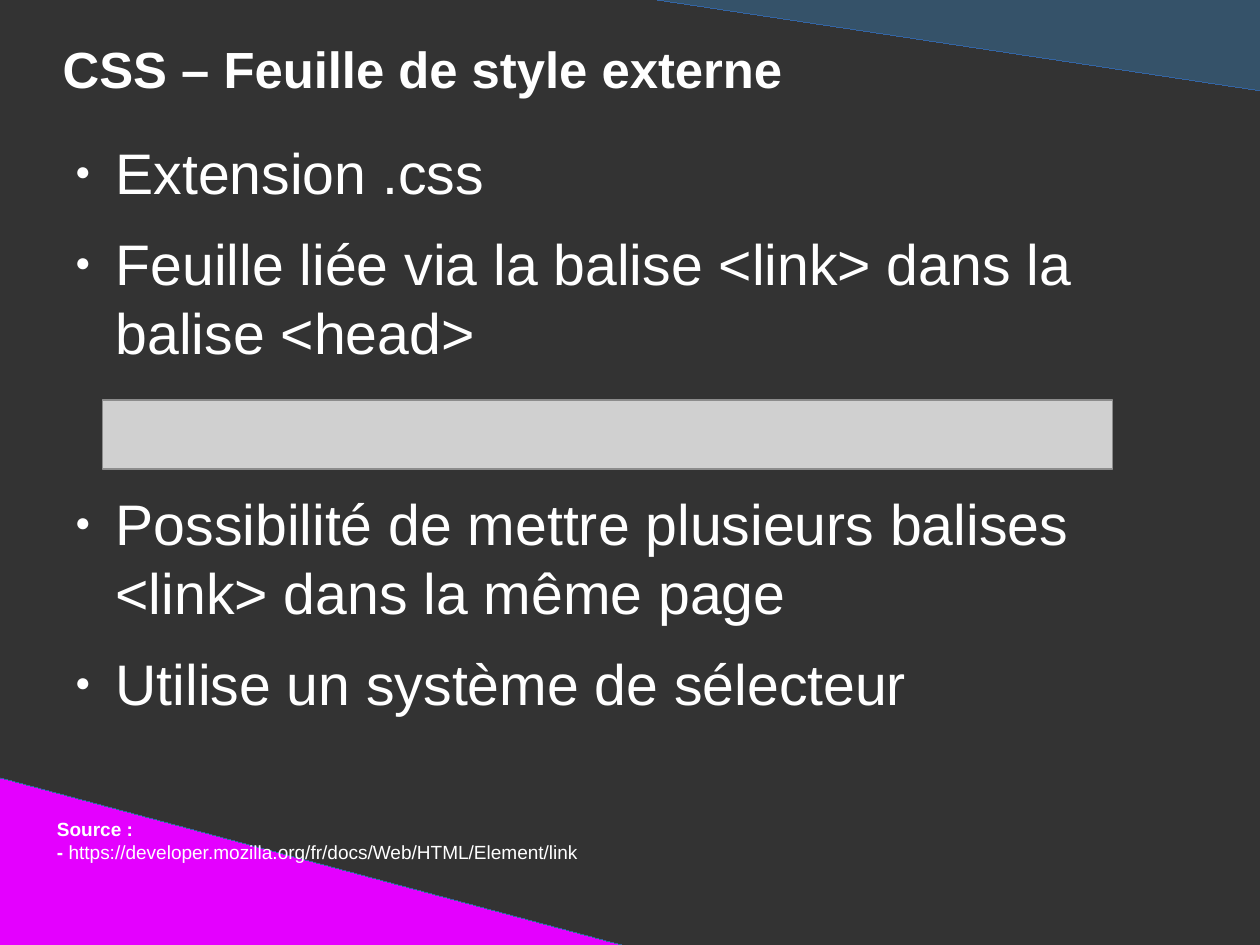
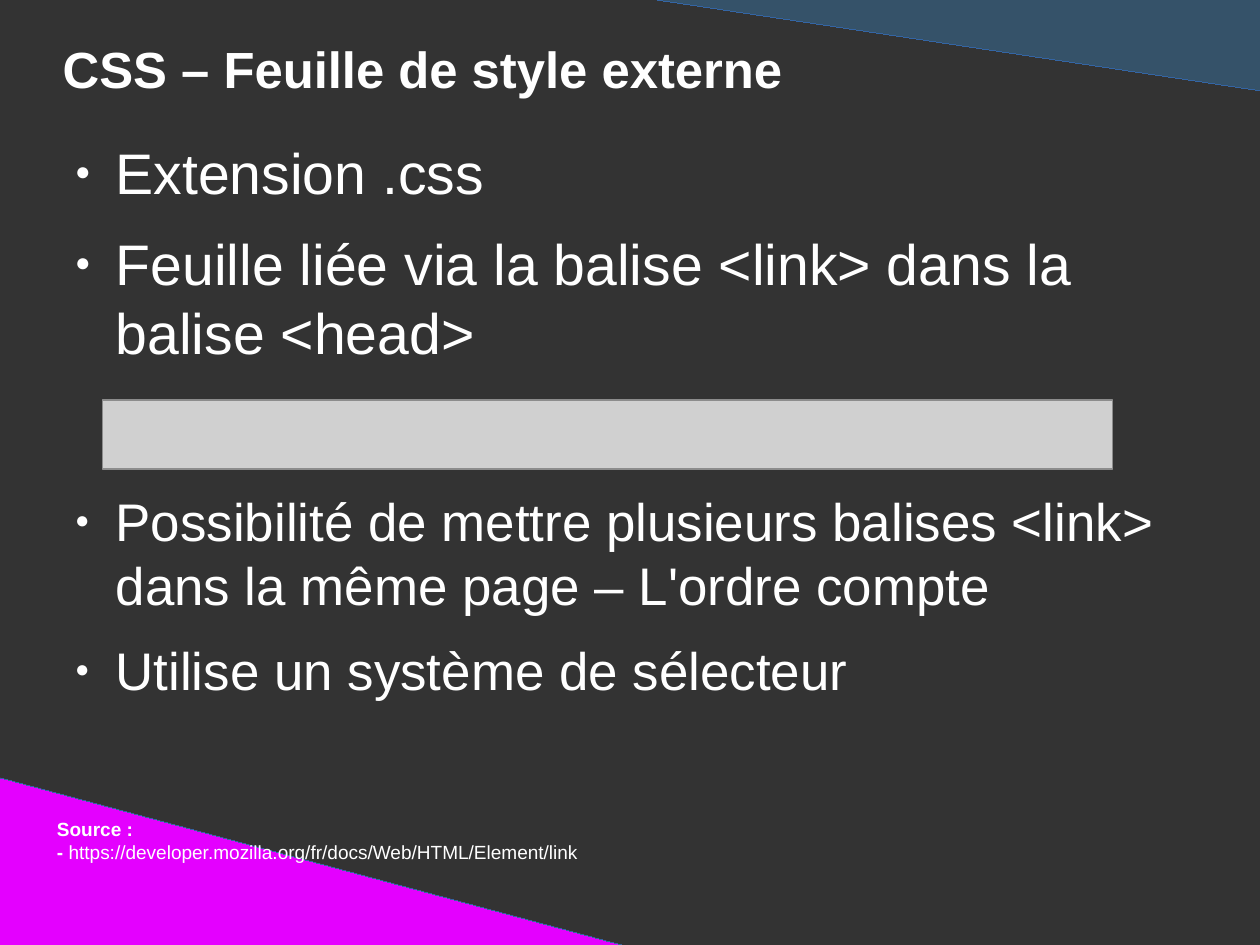
Before and after one commit to DanYellow/presentations, a slide deck: slide 76 of mmi/html/travaux-pratiques/numero-1/presentation.odp. Drawn at 1260x945 pixels with LibreOffice and Linux fonts; fonts in the diff are those of the drawing; grey boxes stand for pictures. Boxes give left, top, right and bottom in pixels: in the first picture for what was removed or moved away, otherwise in the second. Text is boxed around its words. In the diff, an @@ line names an element or a change of style, - is before the commit and + after.

```diff
--- a/mmi/html/travaux-pratiques/numero-1/presentation.odp
+++ b/mmi/html/travaux-pratiques/numero-1/presentation.odp
@@ text at (116,502,1153,615): text changed; size 36 to 33.3 pt @@
-● Possibilité de mettre plusieurs balises <link> dans la même page
+● Possibilité de mettre plusieurs balises <link> dans la même page – L'ordre compte
@@ text at (116,651,847,701): size 36 to 33.3 pt in "Utilise un système de sélecteur" @@
```
Also in this commit, not shown: 2 other slides changed, 18 other files.
